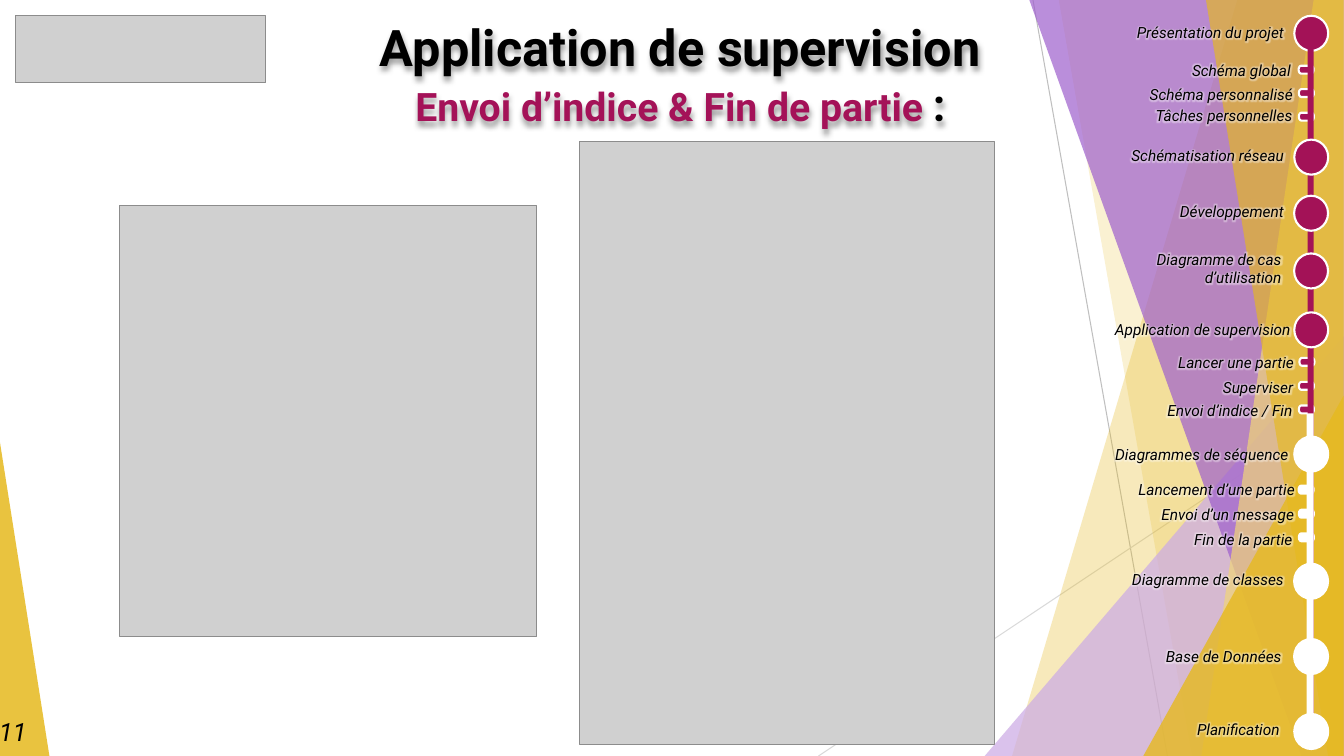
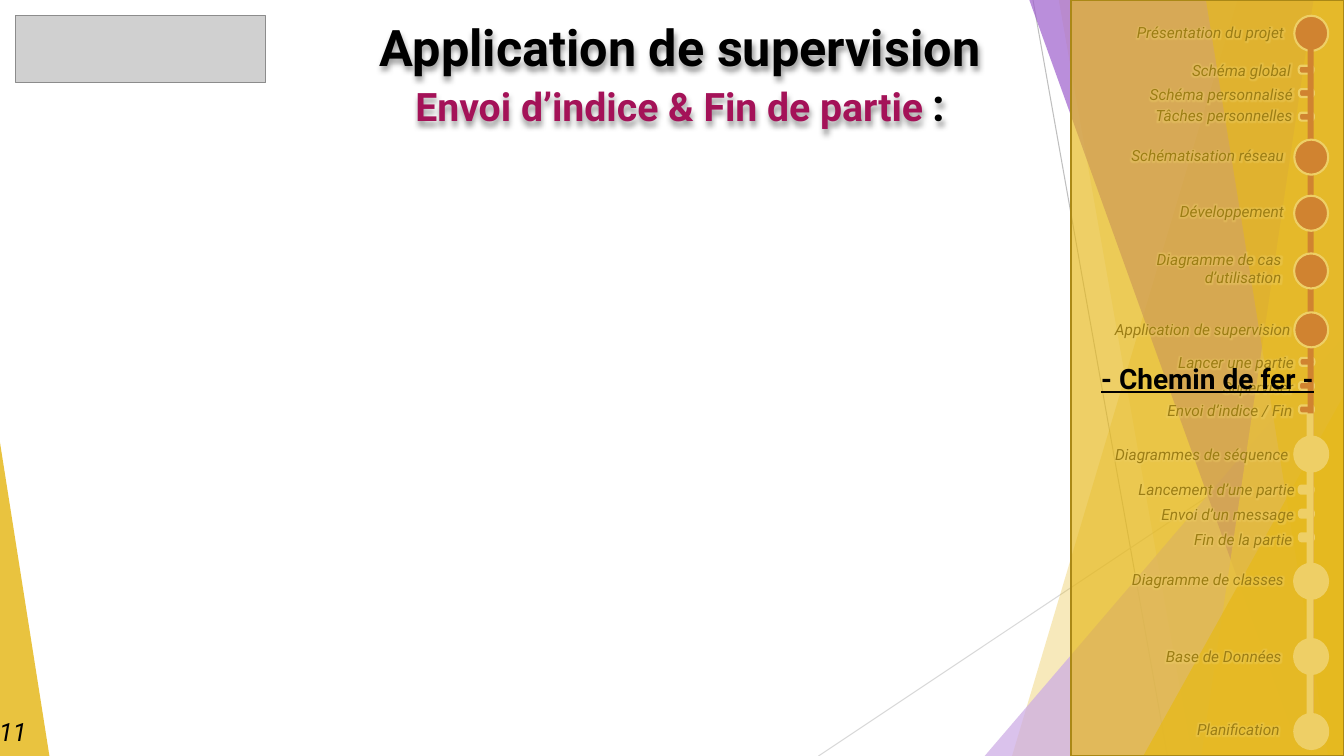
Before and after one commit to GuiguiMvn/Systeme-Escape-Game-Telethon, a slide deck: slide 11 of Nathan/Compte-rendus/REVUE-FINALE-GUIGAND-SFL6.pptx. Drawn at 1344x756 pixels with LibreOffice and Linux fonts; fonts in the diff are those of the drawing; grey boxes stand for pictures. Boxes give left, top, right and bottom in pixels: in the first picture for what was removed or moved away, otherwise in the second. Text is boxed around its words. In the diff, an @@ line names an element or a change of style, - is before the commit and + after.

```diff
--- a/Nathan/Compte-rendus/REVUE-FINALE-GUIGAND-SFL6.pptx
+++ b/Nathan/Compte-rendus/REVUE-FINALE-GUIGAND-SFL6.pptx
@@ rectangle added at [1071, 0, 1344, 756], fill #E6B91E at 68% opacity, outline #AA8916 1.5 pt, 20 pt, text #000000, bold, underline @@
+- Chemin de fer -
@@ picture removed at [580, 141, 994, 745] @@
@@ picture removed at [120, 206, 537, 637] @@
```
Also in this commit, not shown: 15 other slides changed, 2 slides added, 1 slide removed.
